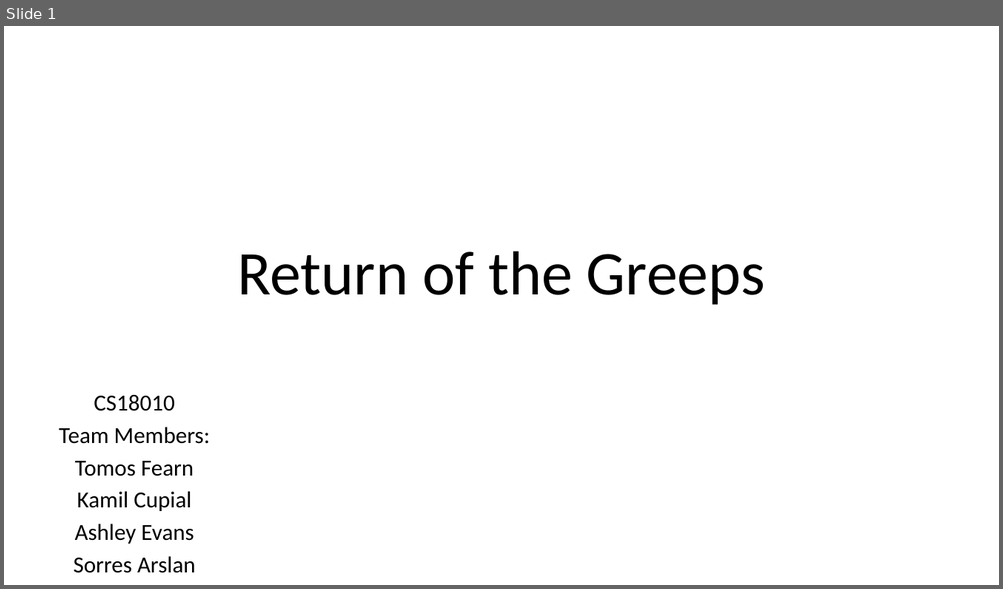
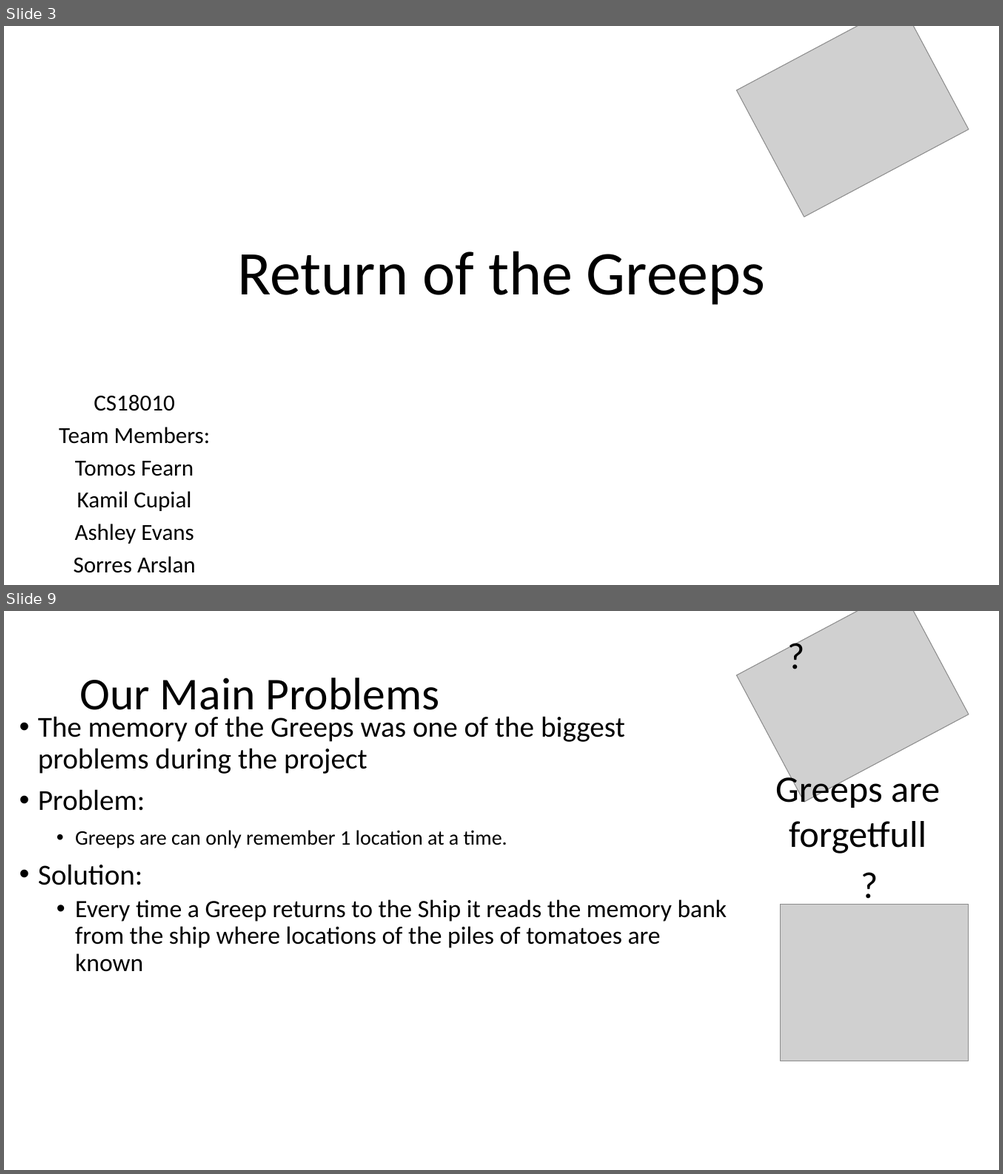
Before and after one commit to tomosfearn/cs18010-presentation, a slide deck: cs18010-presentation-slides.pptx. Shown one above the other, each under a label of ours: slide 1 before the commit, slides 3 and 9 after it; the slides between them are not shown. The pictures are 1003x589 and 1003x1174 pixels, drawn with LibreOffice and Linux fonts; fonts in the diff are those of the drawing; grey boxes stand for pictures. Boxes give left, top, right and bottom in pixels: in the first picture for what was removed or moved away, otherwise in the second. Text is boxed around its words. In the diff, an @@ line names an element or a change of style, - is before the commit and + after.

```diff
--- a/cs18010-presentation-slides.pptx
+++ b/cs18010-presentation-slides.pptx
@@ slide 9 added at (4,611,999,1170), background #FFFFFF @@
@@ picture added at (736,611,968,803) @@
@@ text added at (753,628,839,681), 36 pt, text #000000 @@
+?
@@ title added at (79,678,439,721), 44 pt, text #000000 @@
+Our Main Problems
@@ text added at (38,716,727,972), 24 pt, text #000000 @@
+• The memory of the Greeps was one of the biggest problems during the project
+• Problem:
+    • Greeps are can only remember 1 location at a time.
+• Solution:
+  • Every time a Greep returns to the Ship it reads the memory bank from the ship where locations of the piles of tomatoes are known
@@ text added at (775,772,939,854), 36 pt, text #000000 @@
+Greeps are forgetfull
@@ text added at (826,858,912,911), 36 pt, text #000000 @@
+?
@@ picture added at (780,904,969,1061) @@
@@ what was slide 1 is now slide 3 @@
@@ slide 3 changed as well @@
@@ picture added at (736,26,968,218) @@
```
Also in this commit, not shown: 10 other slides added, 1 slide removed.
